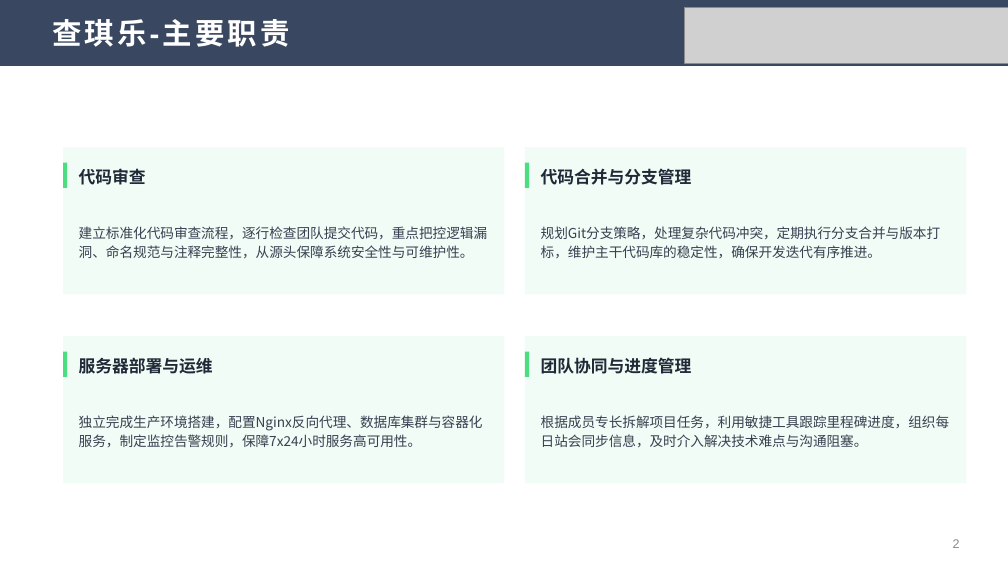
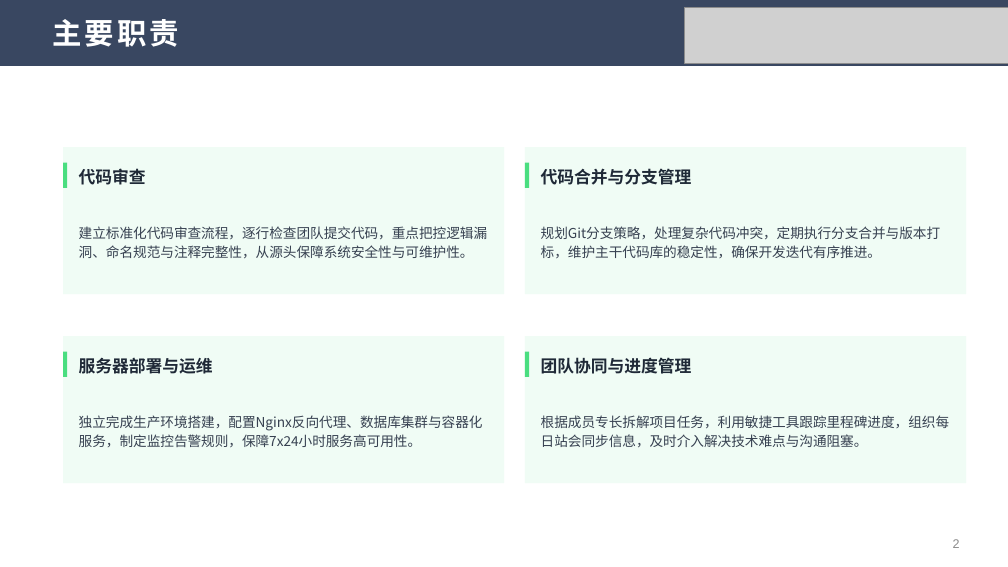
Before and after one commit to iconle/kaiyuan_soft, a slide deck: slide 2 of PPT/开源软件通识-第十八周汇报.pptx. Drawn at 1008x567 pixels with LibreOffice and Linux fonts; fonts in the diff are those of the drawing; grey boxes stand for pictures. Boxes give left, top, right and bottom in pixels: in the first picture for what was removed or moved away, otherwise in the second. Text is boxed around its words. In the diff, an @@ line names an element or a change of style, - is before the commit and + after.

```diff
--- a/PPT/开源软件通识-第十八周汇报.pptx
+++ b/PPT/开源软件通识-第十八周汇报.pptx
@@ title at [52,19,179,47]: text changed @@
-查琪乐-主要职责
+主要职责
```
Also in this commit, not shown: 6 other slides changed, 2 slides added, 2 other files.
